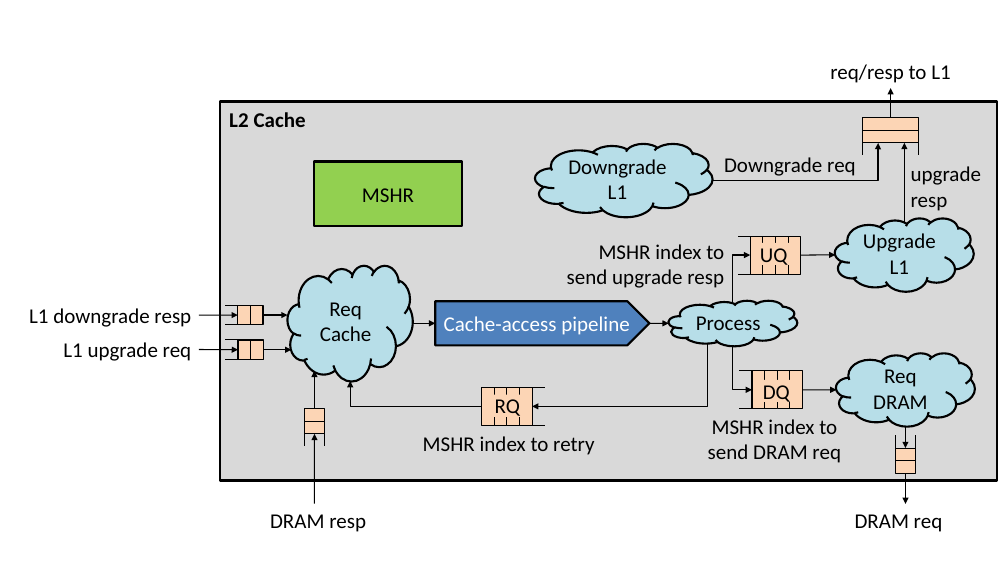
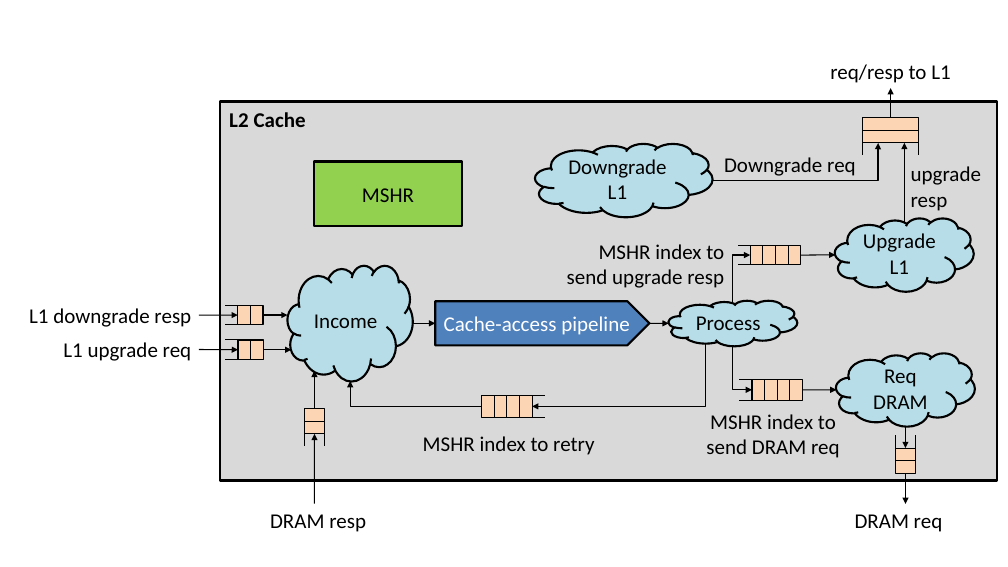
Before and after one commit to sizhuo-zhang/RiscyOO_design_doc, a slide deck: slide 5 of fig/fig.pptx. Drawn at 1008x567 pixels with LibreOffice and Linux fonts; fonts in the diff are those of the drawing. Boxes give left, top, right and bottom in pixels: in the first picture for what was removed or moved away, otherwise in the second. Text is boxed around its words. In the diff, an @@ line names an element or a change of style, - is before the commit and + after.

```diff
--- a/fig/fig.pptx
+++ b/fig/fig.pptx
@@ 3 lines: place and size @@
-3 lines at <box>520,236,765,387</box>
+3 lines at <box>520,245,765,395</box>
@@ 3 lines: place and size @@
-3 lines at <box>520,274,765,426</box>
+3 lines at <box>520,265,765,417</box>
@@ rectangle: place and size @@
-rectangle at <box>750,236,775,274</box>
+rectangle at <box>750,245,775,265</box>
@@ rectangle removed at <box>753,243,795,265</box> @@
@@ text removed at <box>760,248,788,268</box> @@
-UQ
@@ line moved from (763, 274) - (763, 236) to (763, 265) - (763, 245) @@
@@ rectangle: place and size @@
-rectangle at <box>776,236,801,274</box>
+rectangle at <box>776,245,801,265</box>
@@ line moved from (788, 274) - (788, 236) to (788, 265) - (788, 245) @@
@@ text in cloud at <box>314,314,377,328</box>: text changed @@
-Req
-Cache
+Income
@@ elbow arrow moved from (708, 344) - (532, 406) to (703, 343) - (532, 406) @@
@@ rectangle: place and size @@
-rectangle at <box>752,371,777,408</box>
+rectangle at <box>752,379,777,400</box>
@@ rectangle removed at <box>756,380,798,402</box> @@
@@ text removed at <box>763,385,790,405</box> @@
-DQ
@@ line moved from (765, 371) - (765, 409) to (765, 379) - (765, 401) @@
@@ rectangle: place and size @@
-rectangle at <box>777,371,802,408</box>
+rectangle at <box>777,379,802,400</box>
@@ line moved from (790, 371) - (790, 409) to (790, 379) - (790, 401) @@
@@ rectangle: place and size @@
-rectangle at <box>482,387,507,425</box>
+rectangle at <box>482,395,507,417</box>
@@ rectangle removed at <box>487,395,529,417</box> @@
@@ line moved from (495, 426) - (495, 387) to (495, 417) - (495, 395) @@
@@ text removed at <box>495,399,520,420</box> @@
-RQ
@@ rectangle: place and size @@
-rectangle at <box>507,387,532,425</box>
+rectangle at <box>507,395,532,417</box>
@@ line moved from (520, 426) - (520, 387) to (520, 417) - (520, 395) @@
@@ text "MSHR index to send DRAM ...": place and size @@
-text "MSHR index to send DRAM ..." at <box>708,419,841,463</box>
+text "MSHR index to send DRAM ..." at <box>706,414,840,458</box>
```
Also in this commit, not shown: 3 other files.
